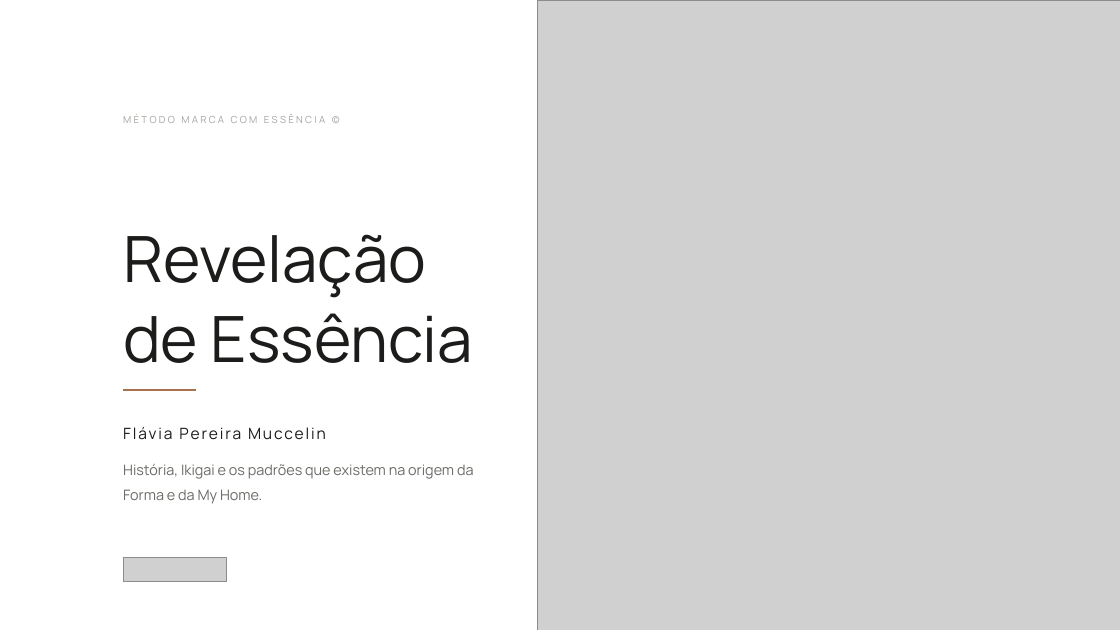
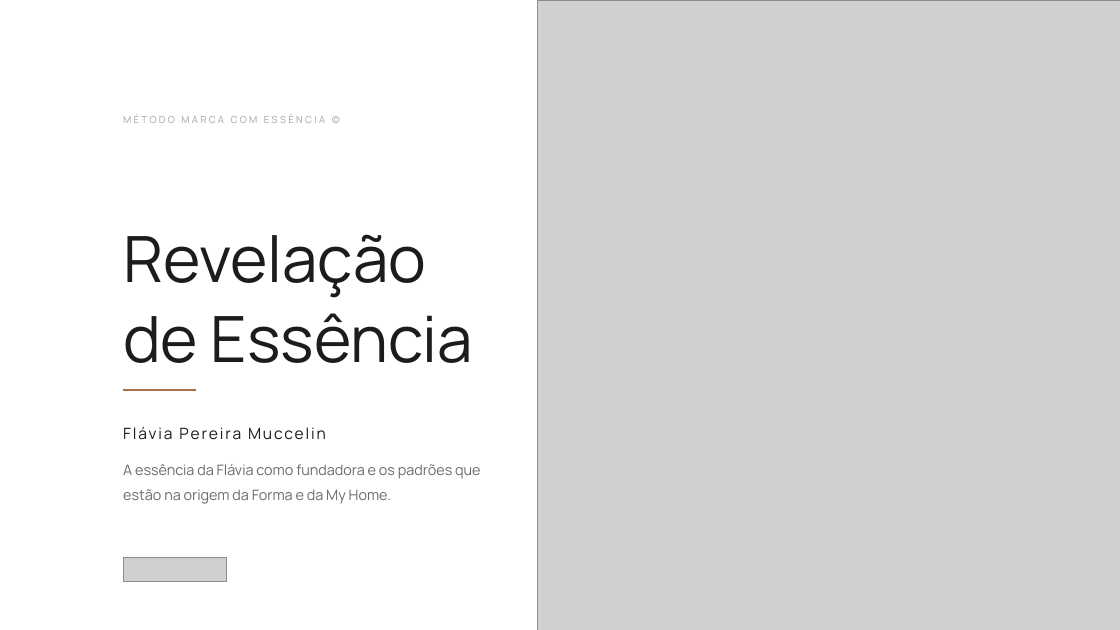
Before and after one commit to kellyalbertkabrand/Apresentacao_Revelacao_de_Essencia, a slide deck: slide 1 of Revelacao-de-Essencia-Flavia-Pereira-Muccelin.pptx. Drawn at 1120x630 pixels with LibreOffice and Linux fonts; fonts in the diff are those of the drawing; grey boxes stand for pictures. Boxes give left, top, right and bottom in pixels: in the first picture for what was removed or moved away, otherwise in the second. Text is boxed around its words. In the diff, an @@ line names an element or a change of style, - is before the commit and + after.

```diff
--- a/Revelacao-de-Essencia-Flavia-Pereira-Muccelin.pptx
+++ b/Revelacao-de-Essencia-Flavia-Pereira-Muccelin.pptx
@@ text at (123, 464, 480, 504): text changed @@
-História, Ikigai e os padrões que existem na origem da Forma e da My Home.
+A essência da Flávia como fundadora e os padrões que estão na origem da Forma e da My Home.
```
Also in this commit, not shown: 11 other slides changed, 16 slides added, 13 slides removed, 1 other file.
